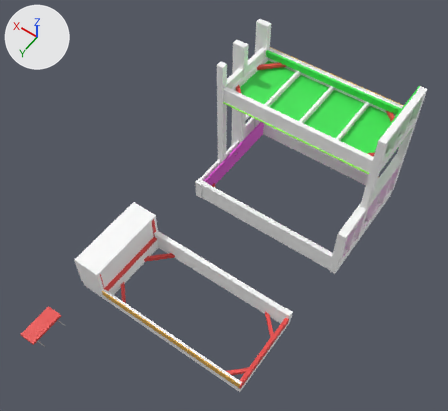
Renders of the glTF model public/models/install.glb from each side of a commit.
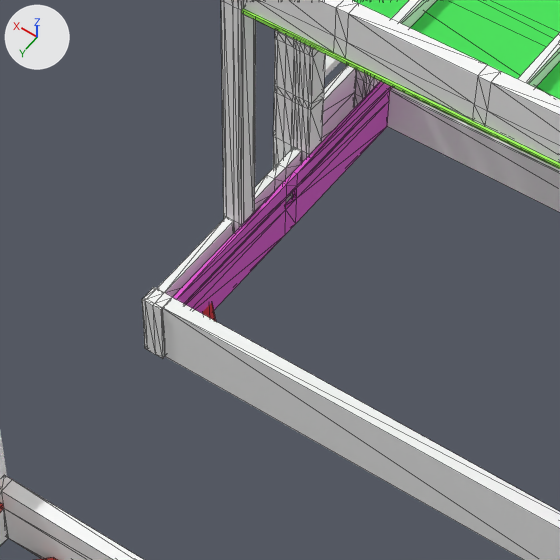
The first picture shows the older version from a 50 mm camera at (3.6, 5.16, 6.91) aimed at (6.25, 1.46, 1.09). The close-ups show the older and then the newer version on the part from 35% to 69% of the width and 24% to 62% of the height of that picture. Only the edits that show in the close-ups are written down. The axes (+X, +Y, +Z) are drawn at upper left. The lights are the same throughout. The close-ups show mesh edges as thin lines. Where no turn or scale is listed for an object, it has been applied to the vertices. Vertices at exactly the same position are counted once.

Names of what the first close-up shows: 'M-17.001', 'P-3.001', 'P-4.001', 'bed-rail-side.006', 'ladder-rail.008', 'leg.040', 'leg.043', 'queen-rail-foot.013', 'queen-rail-foot.014', 'queen-rail-side.038', 'queen-rail-side.039', 'twin-rail-side.008' and 7 more.
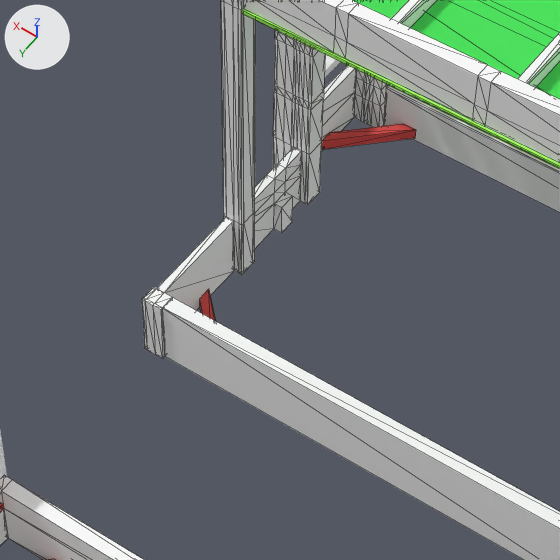
The change, as a diff of the scene's bpy script:
```diff
--- a/public/models/install.glb.py
+++ b/public/models/install.glb.py
@@ me_cube_118 @@
 # used by ob_queen_rail_foot_014; location = (7.139, 0.038, 0.152)
-me_cube_118.from_pydata(...)  # 68 vertices, 132 faces; spans x -0.019..0.019, y -0.216..0.216, z -0.152..0.146
+me_cube_118.from_pydata(...)  # 64 vertices, 124 faces; spans x -0.019..0.019, y -0.216..0.216, z -0.152..0.146
+# me_cube_118 part 1
+# 4 vertices are removed from x 0.0, y -0.076..0.0, z 0.0..0.064
+# 10 faces are deleted
+# 2 new faces join them
 me_cube_118.materials.append(mat_assembly)
@@ me_plane_041 @@
+me_plane_041.from_pydata([(0.0, -0.062, -0.051), (0.0, -0.062, 0.0), (0.0, 0.0, -0.051), (-0.224, -0.286, -0.051), (-0.287, -0.287, -0.051), (-0.224, -0.286, 0.0), (-0.287, -0.287, 0.0), (0.0, 0.0, 0.0)], [], [(1, 7, 2), (1, 2, 0), (1, 0, 3), (1, 3, 5), (0, 2, 4), (0, 4, 3), (3, 4, 6), (3, 6, 5), (6, 7, 1), (6, 1, 5), (2, 7, 6), (2, 6, 4)])
+me_plane_041.materials.append(mat_missed)  # red #e74b48
@@ me_cube_171 @@
+me_cube_171.from_pydata(...)  # a box spanning x -0.01..0.028, y -0.038..0.038, z -0.076..0.076
+me_cube_171.materials.append(mat_assembly)  # white #ffffff
@@ ob_p_3_001 @@
-ob_p_3_001 = bpy.data.objects.new('P-3.001', me_cube_252)
-ob_p_3_001.location = (7.063, 0.025, 0.216)
@@ ob_frame_leg_001 @@
+ob_frame_leg_001 = bpy.data.objects.new('frame-leg.001', me_plane_041)
+ob_frame_leg_001.location = (7.209, -0.437, 0.064)
@@ ob_queen_rail_foot_017 @@
+ob_queen_rail_foot_017 = bpy.data.objects.new('queen-rail-foot.017', me_cube_171)
+ob_queen_rail_foot_017.location = (7.092, 0.0, 0.076)
```

Where the change shows, as pixel boxes [x1, y1, x2, y2] in the close-ups (560 x 560 px):
'P-3.001', deleted
    before: [173, 81, 392, 314]
'queen-rail-foot.014', reshaped
    before: [255, 147, 302, 211]
    after: [255, 147, 302, 248]
'frame-leg.001', added (red)
    after: [322, 124, 416, 149]
'queen-rail-foot.017', added
    after: [274, 193, 293, 233]
part 1 of me_cube_118, cut back
    after: [274, 182, 285, 203]
'leg.039', unchanged, uncovered by the edit
    before: [355, 70, 380, 107]
    after: [354, 70, 388, 127]
